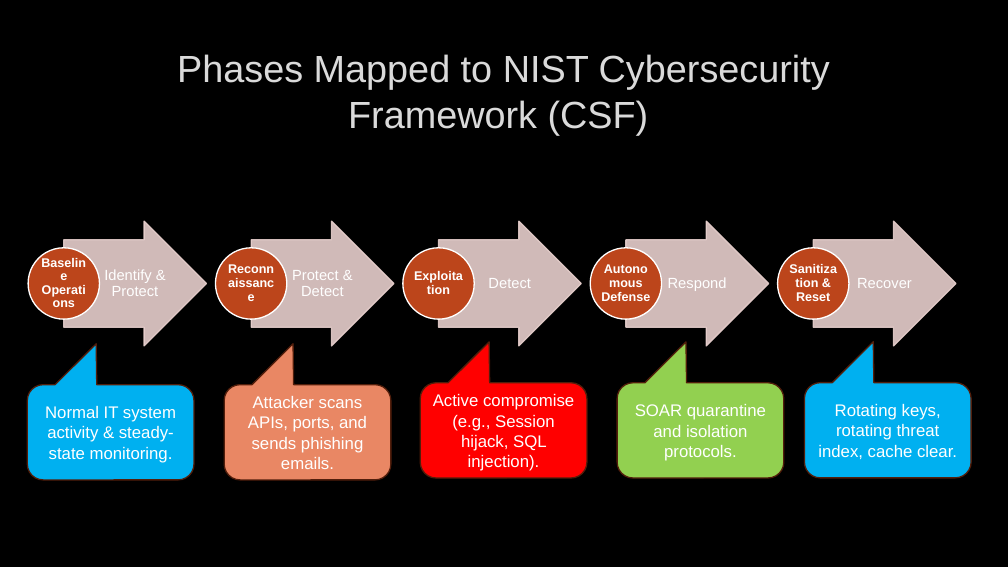
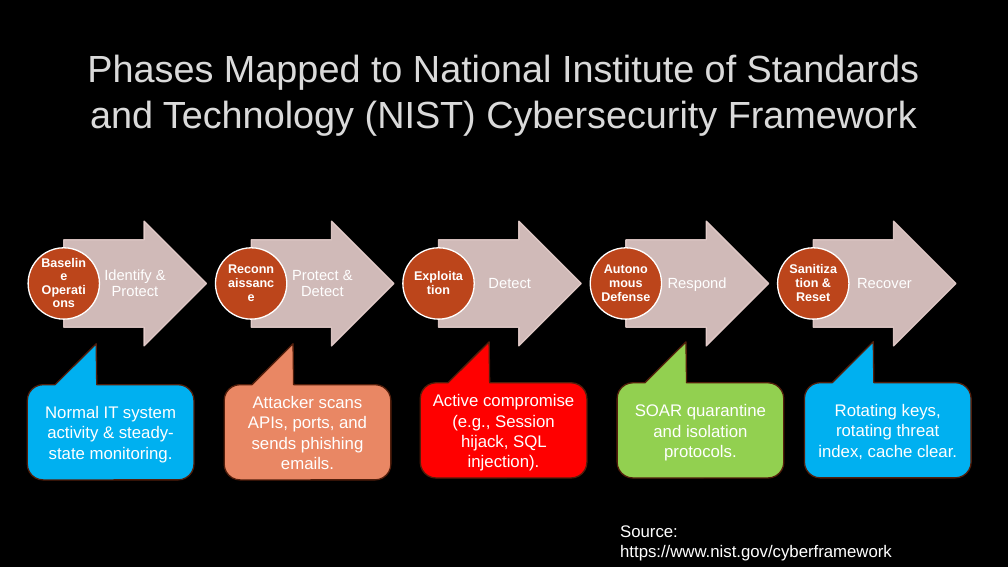
Before and after one commit to ericpang/cyber-simulator, a slide deck: slide 3 of slide_presentation.pptx. Drawn at 1008x567 pixels with LibreOffice and Linux fonts; fonts in the diff are those of the drawing; background and template pictures are left out. Boxes give left, top, right and bottom in pixels: in the first picture for what was removed or moved away, otherwise in the second. Text is boxed around its words. In the diff, an @@ line names an element or a change of style, - is before the commit and + after.

```diff
--- a/slide_presentation.pptx
+++ b/slide_presentation.pptx
@@ title at (87,54,919,135): text changed @@
-Phases Mapped to NIST Cybersecurity Framework (CSF)
+Phases Mapped to National Institute of Standards and Technology (NIST) Cybersecurity Framework
@@ text added at (620,525,892,561), 16 pt, text #FFFFFF @@
+Source: https://www.nist.gov/cyberframework
```
Also in this commit, not shown: 3 other slides changed, 1 other file.
